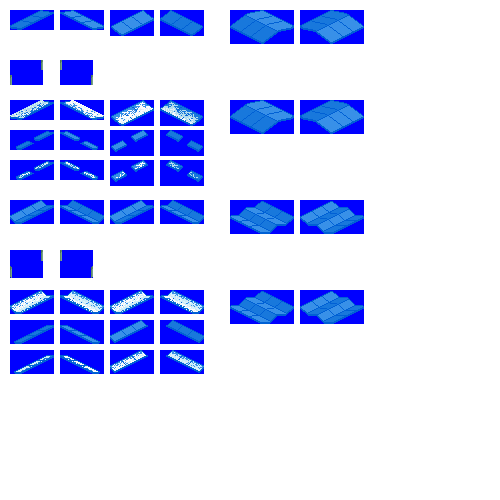
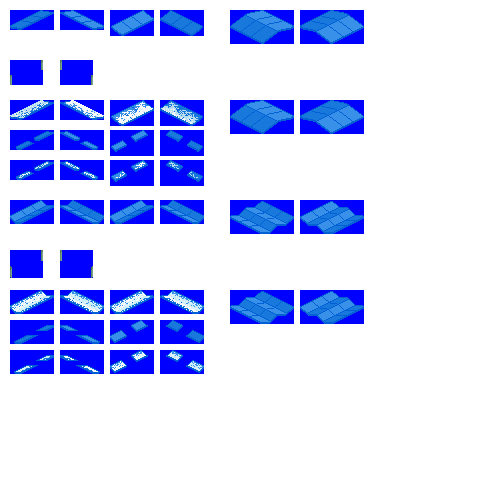
Before/after of a 500×500 layered artwork. What changed in the layer stack:
painted on "roofs" over [left=28, top=325, right=192, bottom=367]
